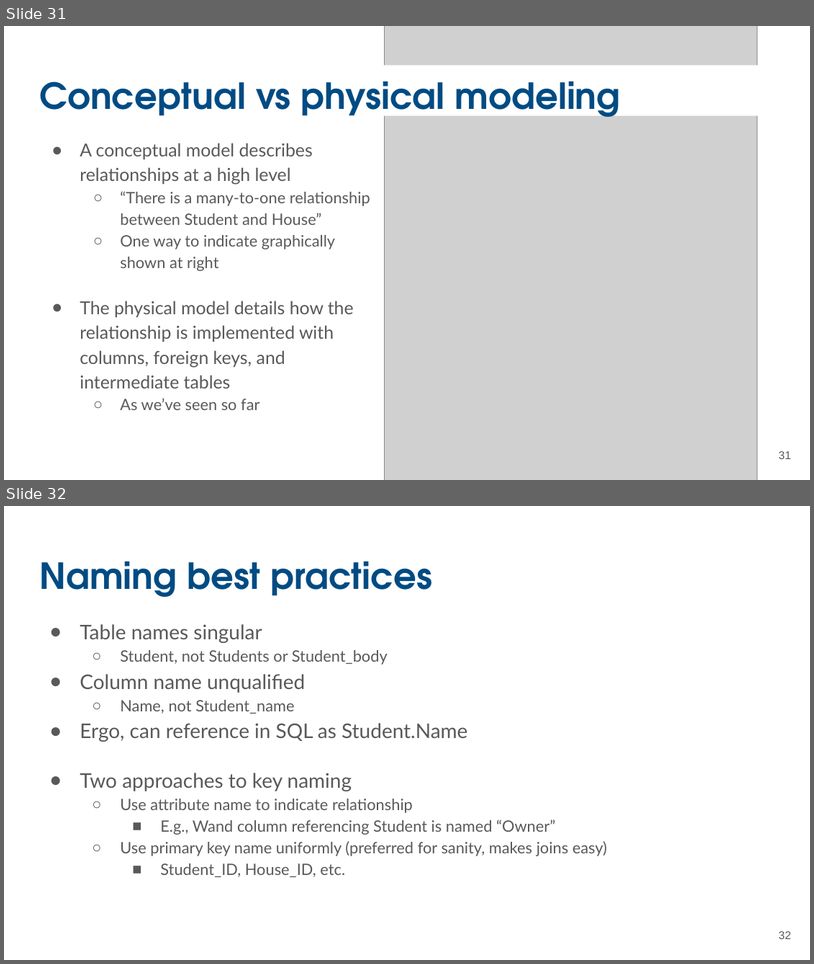
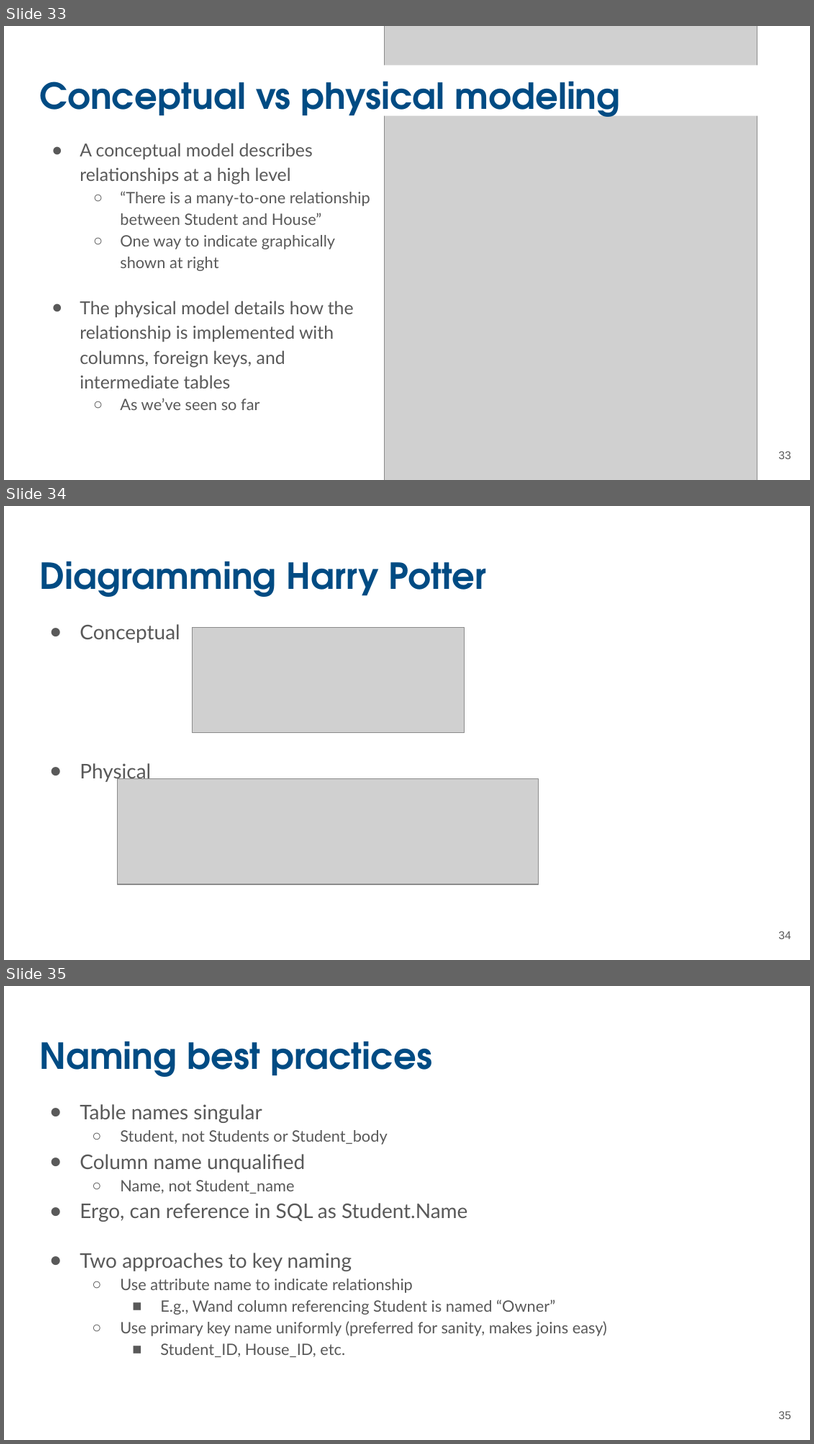
Before and after one commit to UCSB-Library-Research-Data-Services/bren-eds213, a slide deck: modules/week01/slides-01.pptx. Shown one above the other, each under a label of ours: slides 31 and 32 before the commit, slides 33, 34 and 35 after it. The pictures are 814x964 and 814x1444 pixels, drawn with LibreOffice and Linux fonts; fonts in the diff are those of the drawing; grey boxes stand for pictures. Boxes give left, top, right and bottom in pixels: in the first picture for what was removed or moved away, otherwise in the second. Text is boxed around its words. In the diff, an @@ line names an element or a change of style, - is before the commit and + after.

```diff
--- a/modules/week01/slides-01.pptx
+++ b/modules/week01/slides-01.pptx
@@ slide 34 added at (x1=4, y1=506, x2=810, y2=960), background #FFFFFF @@
@@ title added at (x1=39, y1=561, x2=487, y2=597), 32 pt, text #004B83, bold @@
+Diagramming Harry Potter
@@ text added at (x1=80, y1=624, x2=180, y2=782), 18 pt, text #595959 @@
+● Conceptual
+● Physical
@@ picture added at (x1=192, y1=627, x2=465, y2=733) @@
@@ picture added at (x1=118, y1=779, x2=539, y2=884) @@
@@ page number added at (x1=779, y1=931, x2=791, y2=939), 10 pt, text #595959 @@
+34
@@ what was slide 31 is now slide 33 @@
@@ page number at (x1=779, y1=451, x2=791, y2=459): text changed @@
-31
+33
@@ what was slide 32 is now slide 35 @@
@@ page number at (x1=779, y1=1411, x2=791, y2=1419): text changed @@
-32
+35
```
Also in this commit, not shown: 6 slides changed, 2 other slides added.
